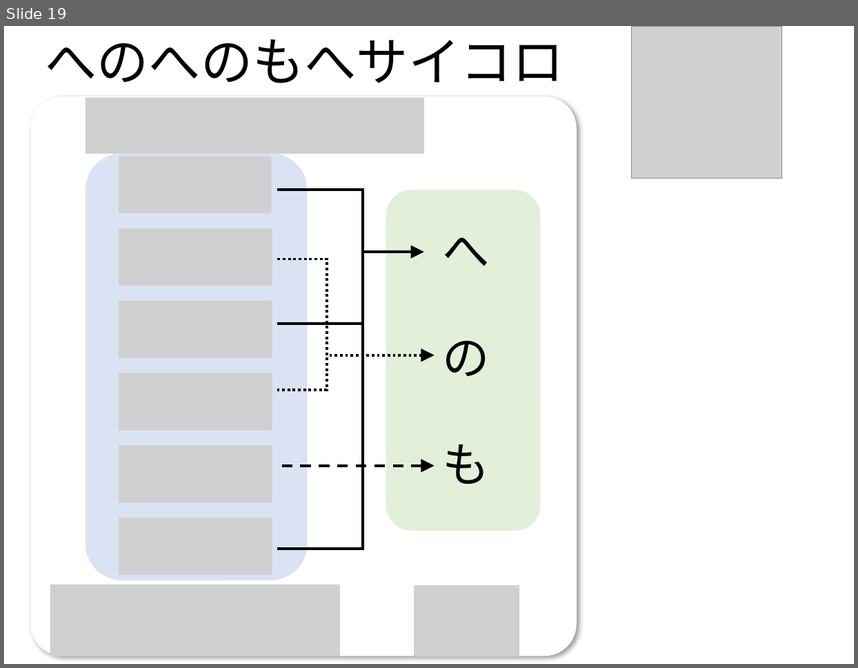
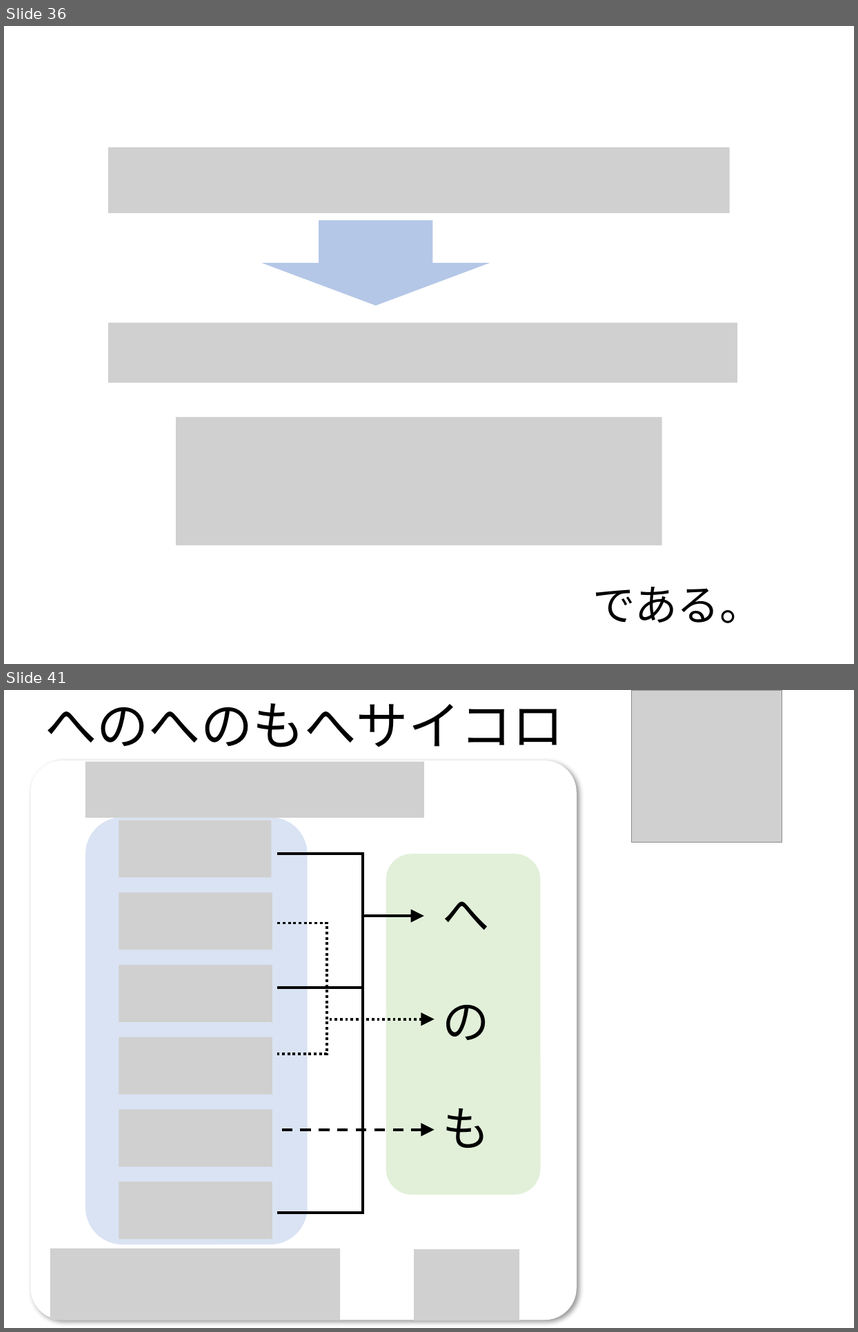
Before and after one commit to kilometer0101/TokyoR79, a slide deck: TokyoR79.pptx. Shown one above the other, each under a label of ours: slide 19 before the commit, slides 36 and 41 after it; the slides between them are not shown. The pictures are 858x668 and 858x1332 pixels, drawn with LibreOffice and Linux fonts; fonts in the diff are those of the drawing; grey boxes stand for pictures. Boxes give left, top, right and bottom in pixels: in the first picture for what was removed or moved away, otherwise in the second. Text is boxed around its words. In the diff, an @@ line names an element or a change of style, - is before the commit and + after.

```diff
--- a/TokyoR79.pptx
+++ b/TokyoR79.pptx
@@ slide 36 added at bbox=[4, 26, 854, 664], background #FFFFFF @@
@@ picture added at bbox=[109, 147, 730, 213] @@
@@ right arrow added at bbox=[261, 220, 489, 305], fill #B4C7E7 @@
@@ picture added at bbox=[109, 323, 737, 383] @@
@@ picture added at bbox=[176, 417, 662, 546] @@
@@ text added at bbox=[593, 586, 762, 623], 36 pt, text #000000 @@
+である。
@@ what was slide 19 is now slide 41 @@
```
Also in this commit, not shown: 8 slides changed, 24 other slides added, 1 slide removed, 2 other files.
